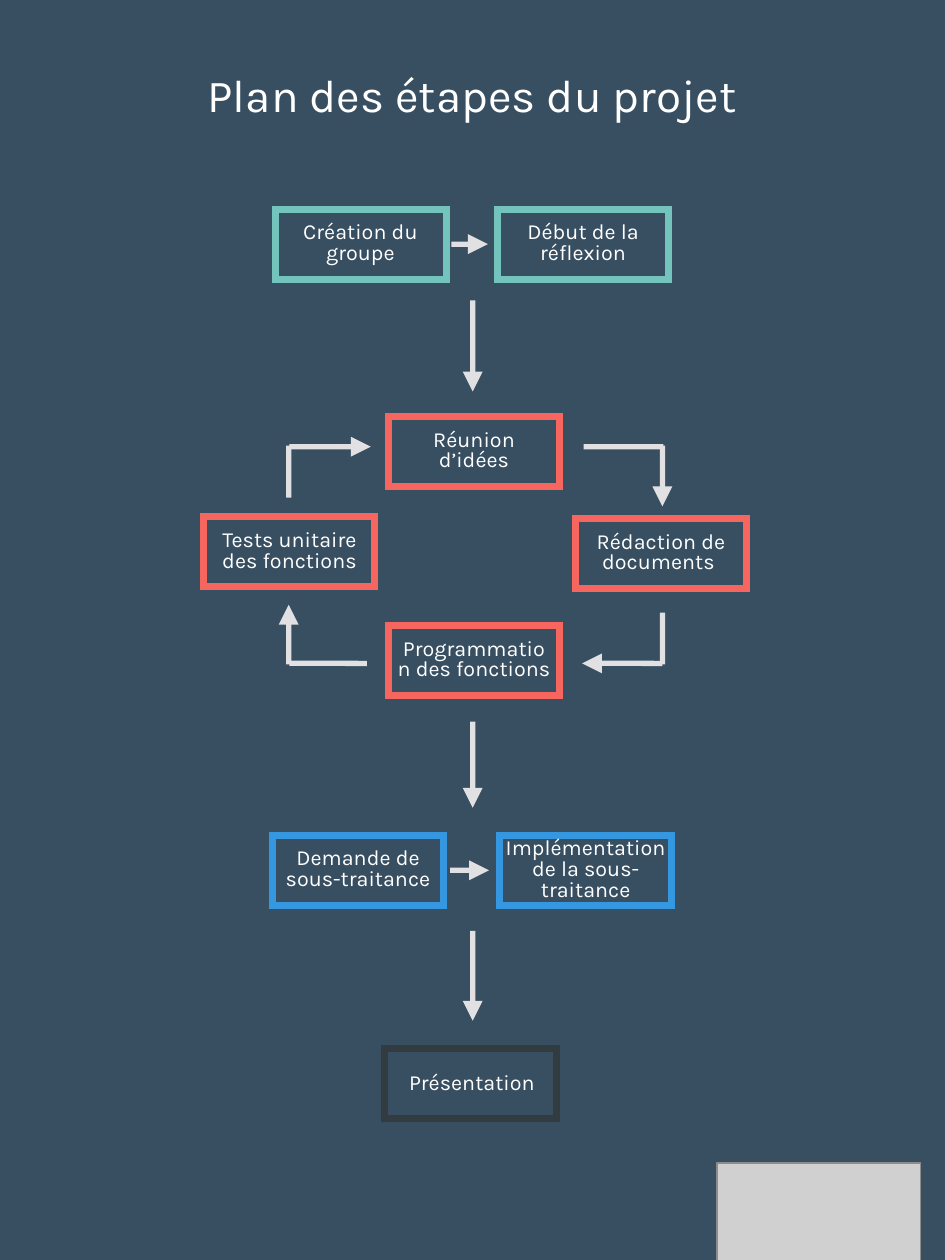
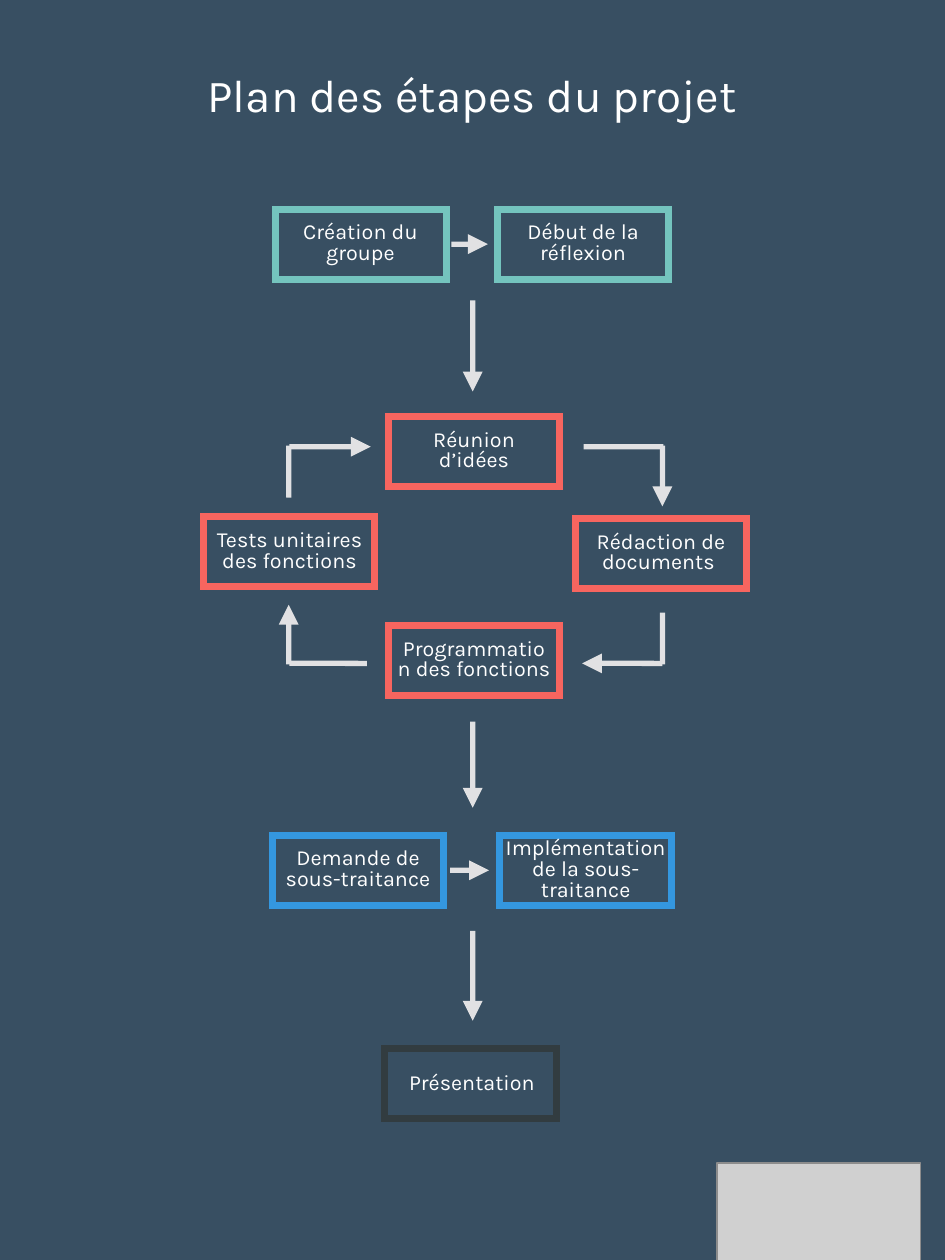
Before and after one commit to Loicpln/Projet_Algo_N2, a slide deck: slide 7 of Elements de presentation/Soutenance finale.pptx. Drawn at 945x1260 pixels with LibreOffice and Linux fonts; fonts in the diff are those of the drawing; grey boxes stand for pictures. Boxes give left, top, right and bottom in pixels: in the first picture for what was removed or moved away, otherwise in the second. Text is boxed around its words. In the diff, an @@ line names an element or a change of style, - is before the commit and + after.

```diff
--- a/Elements de presentation/Soutenance finale.pptx
+++ b/Elements de presentation/Soutenance finale.pptx
@@ text at [217,532,362,569]: text changed @@
-Tests unitaire des fonctions
+Tests unitaires des fonctions
```
Also in this commit, not shown: 9 other slides changed, 1 other file.
